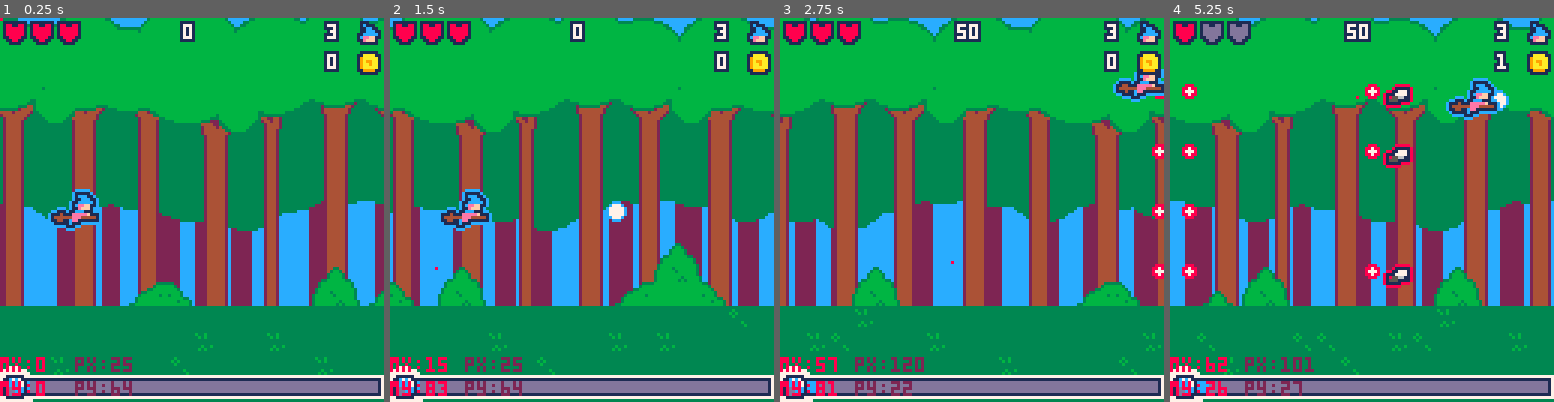
Above: before the commit, frames 1-4 (left to right).
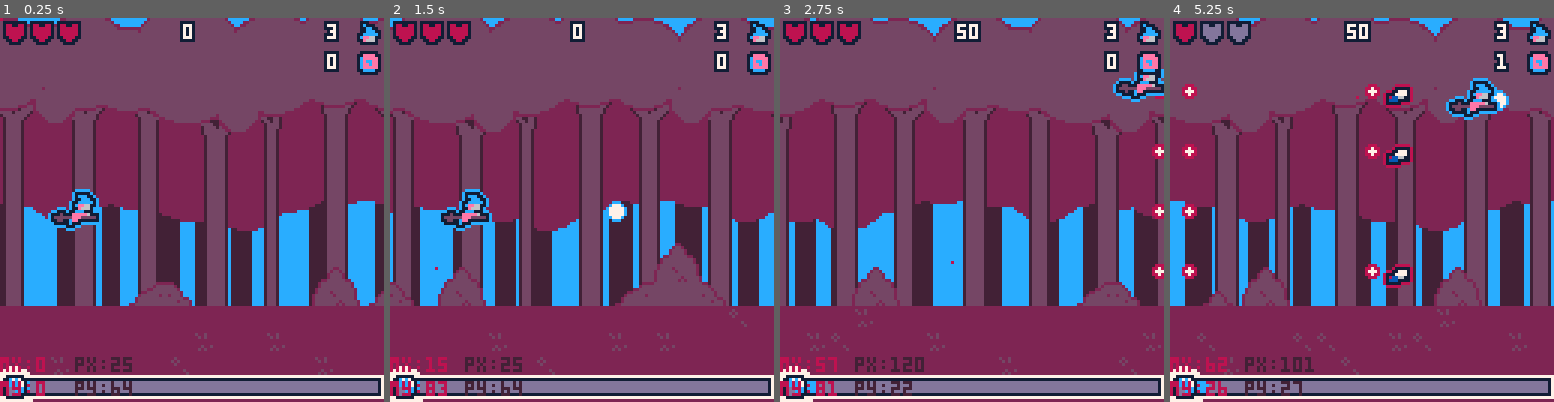
Above: after the commit, the same moments.

Repository: roseblack02/pico8-witch_blaster
Game: PICO-8 cartridge witch_blaster.p8
The game is run twice, just before and just after one commit, with the same random seed, the same clock (stepped at 60 frames per second) and the same inputs.
Inputs (mouse positions are in pixels of both pictures, inside the frame that each line leads up to):
- Up to frame 1 (0.25 s): no input
- Up to frame 2 (1.5 s): tap X (X key) at 0.33, 1.07 s; click (670, 121) at 0.67 s; tap O (Z key) at 0.7 s; click (436, 267) at 1.22 s
- Up to frame 3 (2.75 s): hold Right 1.6-2.1 s; tap O (Z key) at 1.7, 2.1, 2.5 s; click (887, 114) at 1.77 s; tap X (X key) at 1.85 s; hold Up 2.15-2.42 s; click (952, 259) at 2.32 s; hold Right from 2.47 s (still down)
- Up to frame 4 (5.25 s): click (1404, 106) at 2.87 s; tap O (Z key) every 0.4 s from 2.9 to 4.9 s; tap X (X key) at 2.97, 4.08, 5.2 s; release Right at 3.03 s; hold Left 3.08-3.58 s; click (1465, 256) at 3.42 s; hold Down 3.63-3.97 s; click (1231, 102) at 3.97 s; hold Right 4.02-4.68 s; click (1292, 248) at 4.52 s; hold Up 4.73-5.03 s; click (1354, 94) at 5.07 s; hold Left from 5.08 s (still down)

The runs differ from the first frame. In frame 1, 86% of the frame differs, in the area x 0-100%, y 0-100%; in frame 2, 87%; in frame 3, 86%; in frame 4, 87%.

Commit message:
Update witch_blaster.p8

Diff:
--- a/witch_blaster.p8
+++ b/witch_blaster.p8
@@ -4,7 +4,7 @@
 --main tab
 function _init()
 	state="game"
-	game_pal="normal"
+	game_pal="trans"
 	frame=0
 
 	--game
@@ -386,12 +386,12 @@
 
 	--level clear screen
 	if level_clear then
-		waving_text("level cleared!",33,15,7,1)
-		rectfill(35,27,92,49,1)
-		rectfill(36,28,91,48,14)
-		outlined_text("score : ",40,31,7,1)
-		outlined_text(player.points,72,31,12,1)
-		outlined_text("continue 🅾️",42,41,blast_text,1)
+		waving_text("level cleared!",33,40,7,1)
+		rectfill(35,52,92,74,1)
+		rectfill(36,53,91,73,14)
+		outlined_text("score : ",40,56,7,1)
+		outlined_text(player.points,72,56,12,1)
+		outlined_text("continue 🅾️",42,66,blast_text,1)
 	end
 end
 
@@ -405,18 +405,18 @@
 
 	end
 
-	if (open and btnp(5)) open=false buying=true
+	if (open and btnp(5)) open=false buying=true sfx(5)
 
 	if buying and btnp(4) then
 		if(cursor.y==34 and player.coins>9 and hp_upgrades<3) player.coins-=10 player.max_hp+=1 player.hp=player.max_hp hp_upgrades+=1 sfx(6)
 		if(cursor.y==42 and player.coins>12 and dmg_upgrades<3) player.coins-=13 player.dmg+=0.5 dmg_upgrades+=1 sfx(6)
 		if(cursor.y==50 and player.coins>17) player.coins-=18 player.lives+=1 sfx(6)
-		if(cursor.y==58 and player.coins>15 and blast_upgrades<5) player.coins-=16 player.blast_dur-=0.2 blast_upgrades+=1 sfx(6)
-		if(cursor.y==66 and player.coins>15 and magic_upgrades<5) player.coins-=16 player.mag_gained+=2 magic_upgrades+=1 sfx(6)
+		if(cursor.y==58 and player.coins>14 and blast_upgrades<5) player.coins-=15 player.blast_dur-=0.2 blast_upgrades+=1 sfx(6)
+		if(cursor.y==66 and player.coins>14 and magic_upgrades<5) player.coins-=15 player.mag_gained+=2 magic_upgrades+=1 sfx(6)
 		if(cursor.y==74) buying=false close=true sfx(5)
 	end
 
-	if (close and btnp(5)) close=false open=true state="game" level+=1 wave1=true
+	if (close and btnp(5)) close=false open=true state="game" level+=1 wave1=true sfx(5)
 
 	if (btnp(2)) cursor.y-=8
 	if (btnp(3)) cursor.y+=8
@@ -475,8 +475,8 @@
 		print("hp $10",10,34,1)
 		print("dmg $13",10,42,1)
 		print("lives $18",10,50,1)
-		print("blast $16",10,58,1)
-		print("magic $16",10,66,1)
+		print("blast $15",10,58,1)
+		print("magic $15",10,66,1)
 		print("leave",10,74,1)
 		spr(cursor.sprite,cursor.x,cursor.y)
 
Not shown, changed: the sound effects (__sfx__) section of witch_blaster.p8
